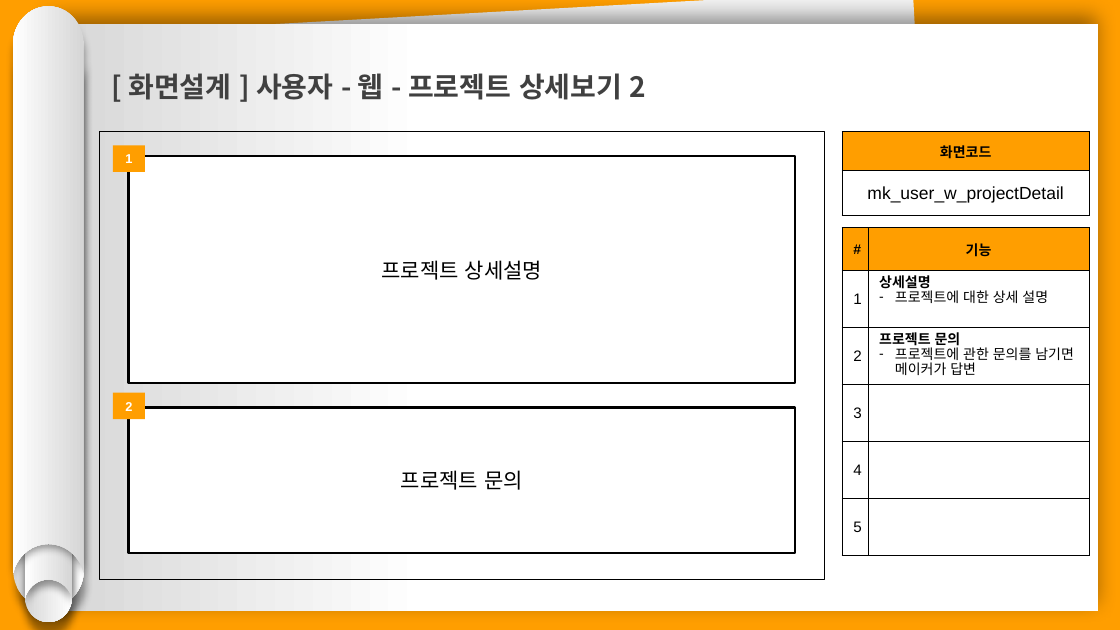
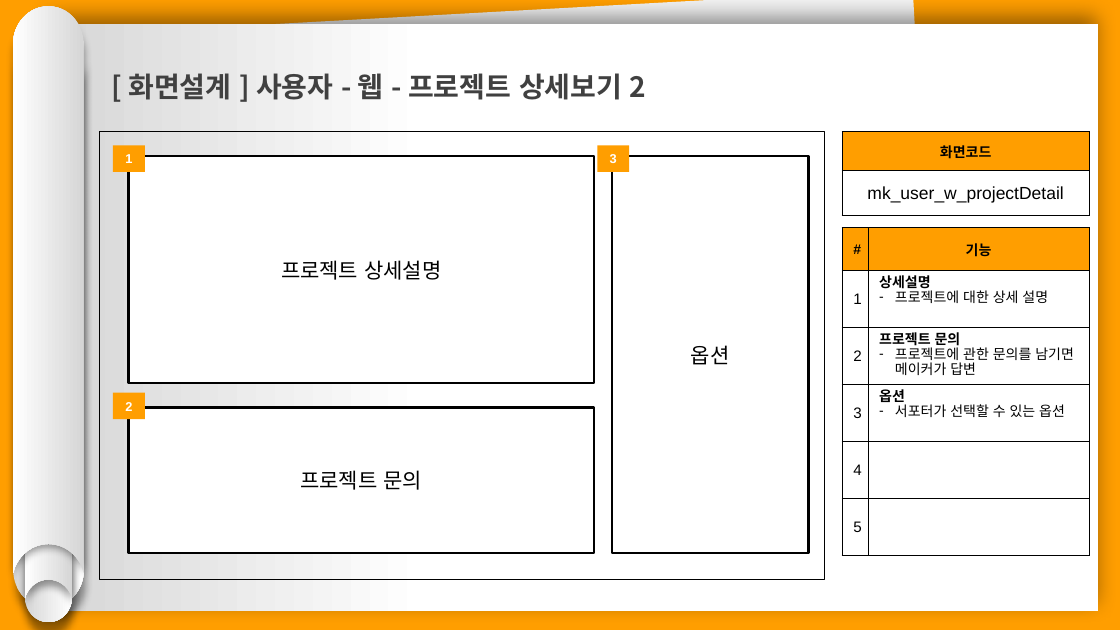
Before and after one commit to hhsw07/ezen-academy-projects, a slide deck: slide 4 of 0 발표용 파워포인트/project06 - 파워포인트 종합 - 민기.pptx. Drawn at 1120x630 pixels with LibreOffice and Linux fonts; fonts in the diff are those of the drawing. Boxes give left, top, right and bottom in pixels: in the first picture for what was removed or moved away, otherwise in the second. Text is boxed around its words. In the diff, an @@ line names an element or a change of style, - is before the commit and + after.

```diff
--- a/0 발표용 파워포인트/project06 - 파워포인트 종합 - 민기.pptx
+++ b/0 발표용 파워포인트/project06 - 파워포인트 종합 - 민기.pptx
@@ rectangle added at (597, 145, 629, 172), fill #FF9E00, 11 pt, text #FFFFFF, bold @@
+3
@@ rectangle "프로젝트 상세설명": place and size @@
-rectangle "프로젝트 상세설명" at (129, 156, 796, 383)
+rectangle "프로젝트 상세설명" at (129, 156, 594, 383)
@@ rectangle added at (612, 156, 808, 554), fill #FFFFFF, outline #000000 2 pt, 18 pt, text #000000 @@
+옵션
@@ table at (843, 228, 1090, 555) @@
-row 4, column 2: 
+row 4, column 2: 옵션 / 서포터가 선택할 수 있는 옵션
@@ rectangle "프로젝트 문의": place and size @@
-rectangle "프로젝트 문의" at (129, 408, 796, 554)
+rectangle "프로젝트 문의" at (129, 408, 594, 554)
```
Also in this commit, not shown: 2 other slides changed, 1 other file.
